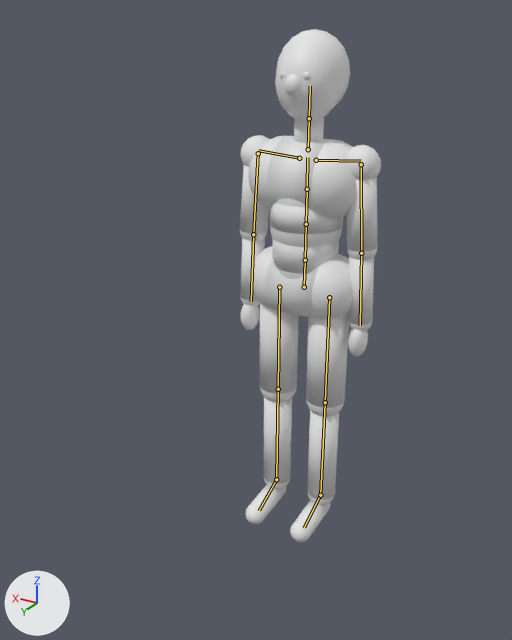
One commit to the glTF model previs/rig/mannequin.glb: the scene before it, then after it.
One viewpoint serves both versions: a 50 mm camera at (-1.069, 2.115, 1.837) aimed at (0.033, 0.278, 0.918). Every picture has the same lights, and +X, +Y and +Z are marked at lower left. The picture after the commit comes second. The bones that change, and the others that lie on the model, are drawn over the model as lines.

The first picture shows 'MannequinMesh'.
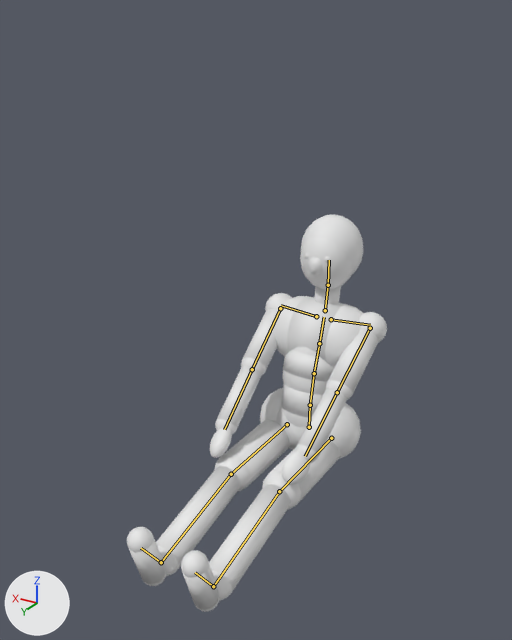
The newer file adds an action. The first version stands in its rest pose; the second is drawn at frame 1 of the action 'gtsit'.

Boxes [x1, y1, x2, y2] around the edits, measured in the pictures (512 x 640 px):
'MannequinMesh', posed (84% wider, 23% shorter)
    before: [240, 29, 381, 542]
    after: [127, 215, 387, 612]
bone 'Hips', root to tip
    before: (304, 287) to (305, 260)
    after: (309, 427) to (310, 405)
bone 'LeftUpLeg', root to tip
    before: (329, 297) to (325, 402)
    after: (331, 438) to (279, 491)
bone 'LeftLeg', root to tip
    before: (325, 402) to (320, 495)
    after: (279, 491) to (213, 586)
bone 'RightUpLeg', root to tip
    before: (279, 287) to (278, 389)
    after: (287, 424) to (231, 474)
bone 'RightLeg', root to tip
    before: (278, 389) to (276, 479)
    after: (231, 474) to (161, 562)
bone 'Spine', root to tip
    before: (305, 260) to (306, 224)
    after: (310, 405) to (314, 373)
bone 'Spine1', root to tip
    before: (306, 224) to (307, 189)
    after: (314, 373) to (319, 343)
bone 'LeftArm', root to tip
    before: (361, 164) to (361, 253)
    after: (370, 328) to (337, 392)
bone 'LeftForeArm', root to tip
    before: (361, 253) to (360, 325)
    after: (337, 392) to (305, 456)
bone 'Neck', root to tip
    before: (308, 149) to (309, 118)
    after: (325, 310) to (328, 285)
bone 'Head', root to tip
    before: (309, 118) to (310, 86)
    after: (328, 285) to (329, 260)
bone 'RightArm', root to tip
    before: (258, 153) to (253, 234)
    after: (280, 308) to (252, 369)
bone 'RightForeArm', root to tip
    before: (253, 234) to (251, 301)
    after: (252, 369) to (224, 429)

The change, as a diff of the scene's bpy script:
```diff
--- a/previs/rig/mannequin.glb.py
+++ b/previs/rig/mannequin.glb.py
@@ bone_hips @@
 bone_hips = bpy.data.objects['MannequinRig'].pose.bones['Hips']
-bone_hips.location = (0.0, 0.0, 0.0)
+bone_hips.location = (0.0, -0.62, 0.08)
@@ bone_leftupleg @@
 bone_leftupleg = bpy.data.objects['MannequinRig'].pose.bones['LeftUpLeg']  # child of 'Hips'
-bone_leftupleg.rotation_quaternion = (1.0, 0.0, 0.0, 0.0)  # degrees (0, 0, 0)
+bone_leftupleg.rotation_quaternion = (-0.695, -0.719, 0.0, 0.0)  # degrees (92, 0, 0)
@@ bone_leftleg @@
 bone_leftleg = bpy.data.objects['MannequinRig'].pose.bones['LeftLeg']  # child of 'LeftUpLeg'
-bone_leftleg.rotation_quaternion = (1.0, 0.0, 0.0, 0.0)  # degrees (0, 0, 0)
+bone_leftleg.rotation_quaternion = (0.993, -0.122, 0.0, 0.0)  # degrees (-14, 0, 0)
@@ bone_rightupleg @@
 bone_rightupleg = bpy.data.objects['MannequinRig'].pose.bones['RightUpLeg']  # child of 'Hips'
-bone_rightupleg.rotation_quaternion = (1.0, 0.0, 0.0, 0.0)  # degrees (0, 0, 0)
+bone_rightupleg.rotation_quaternion = (-0.695, -0.719, 0.0, 0.0)  # degrees (92, 0, 0)
@@ bone_rightleg @@
 bone_rightleg = bpy.data.objects['MannequinRig'].pose.bones['RightLeg']  # child of 'RightUpLeg'
-bone_rightleg.rotation_quaternion = (1.0, 0.0, 0.0, 0.0)  # degrees (0, 0, 0)
+bone_rightleg.rotation_quaternion = (0.993, -0.122, 0.0, 0.0)  # degrees (-14, 0, 0)
@@ bone_spine @@
 bone_spine = bpy.data.objects['MannequinRig'].pose.bones['Spine']  # child of 'Hips'
-bone_spine.rotation_quaternion = (1.0, 0.0, 0.0, 0.0)  # degrees (0, 0, 0)
+bone_spine.rotation_quaternion = (0.995, 0.105, 0.0, 0.0)  # degrees (12, 0, 0)
@@ bone_spine1 @@
 bone_spine1 = bpy.data.objects['MannequinRig'].pose.bones['Spine1']  # child of 'Spine'
-bone_spine1.rotation_quaternion = (1.0, 0.0, 0.0, 0.0)  # degrees (0, 0, 0)
+bone_spine1.rotation_quaternion = (0.999, 0.052, 0.0, 0.0)  # degrees (6, 0, 0)
@@ bone_leftarm @@
 bone_leftarm = bpy.data.objects['MannequinRig'].pose.bones['LeftArm']  # child of 'LeftShoulder'
-bone_leftarm.rotation_quaternion = (1.0, 0.0, 0.0, 0.0)  # degrees (0, 0, 0)
+bone_leftarm.rotation_quaternion = (0.853, 0.324, 0.403, 0.069)  # degrees (53, 40, 30)
@@ bone_leftforearm @@
 bone_leftforearm = bpy.data.objects['MannequinRig'].pose.bones['LeftForeArm']  # child of 'LeftArm'
-bone_leftforearm.rotation_quaternion = (1.0, 0.0, 0.0, 0.0)  # degrees (0, 0, 0)
+bone_leftforearm.rotation_quaternion = (1.0, 0.001, 0.0, 0.013)  # degrees (0, 0, 2)
@@ bone_neck @@
 bone_neck = bpy.data.objects['MannequinRig'].pose.bones['Neck']  # child of 'Spine2'
-bone_neck.rotation_quaternion = (1.0, 0.0, 0.0, 0.0)  # degrees (0, 0, 0)
+bone_neck.rotation_quaternion = (0.998, -0.07, 0.0, 0.0)  # degrees (-8, 0, 0)
@@ bone_head @@
 bone_head = bpy.data.objects['MannequinRig'].pose.bones['Head']  # child of 'Neck'
-bone_head.rotation_quaternion = (1.0, 0.0, 0.0, 0.0)  # degrees (0, 0, 0)
+bone_head.rotation_quaternion = (0.996, -0.087, 0.0, 0.0)  # degrees (-10, 0, 0)
@@ bone_rightarm @@
 bone_rightarm = bpy.data.objects['MannequinRig'].pose.bones['RightArm']  # child of 'RightShoulder'
-bone_rightarm.rotation_quaternion = (1.0, 0.0, 0.0, 0.0)  # degrees (0, 0, 0)
+bone_rightarm.rotation_quaternion = (0.853, 0.324, -0.403, -0.069)  # degrees (53, -40, -30)
@@ bone_rightforearm @@
 bone_rightforearm = bpy.data.objects['MannequinRig'].pose.bones['RightForeArm']  # child of 'RightArm'
-bone_rightforearm.rotation_quaternion = (1.0, 0.0, 0.0, 0.0)  # degrees (0, 0, 0)
+bone_rightforearm.rotation_quaternion = (1.0, 0.001, 0.0, -0.013)  # degrees (0, 0, -2)
```
